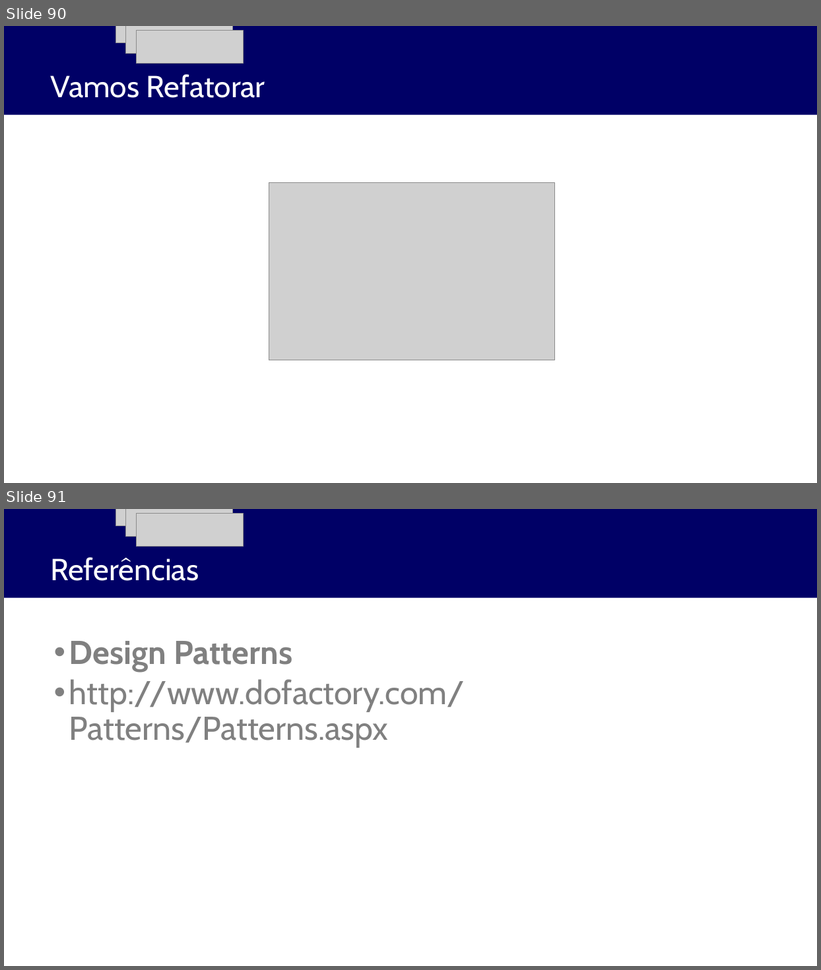
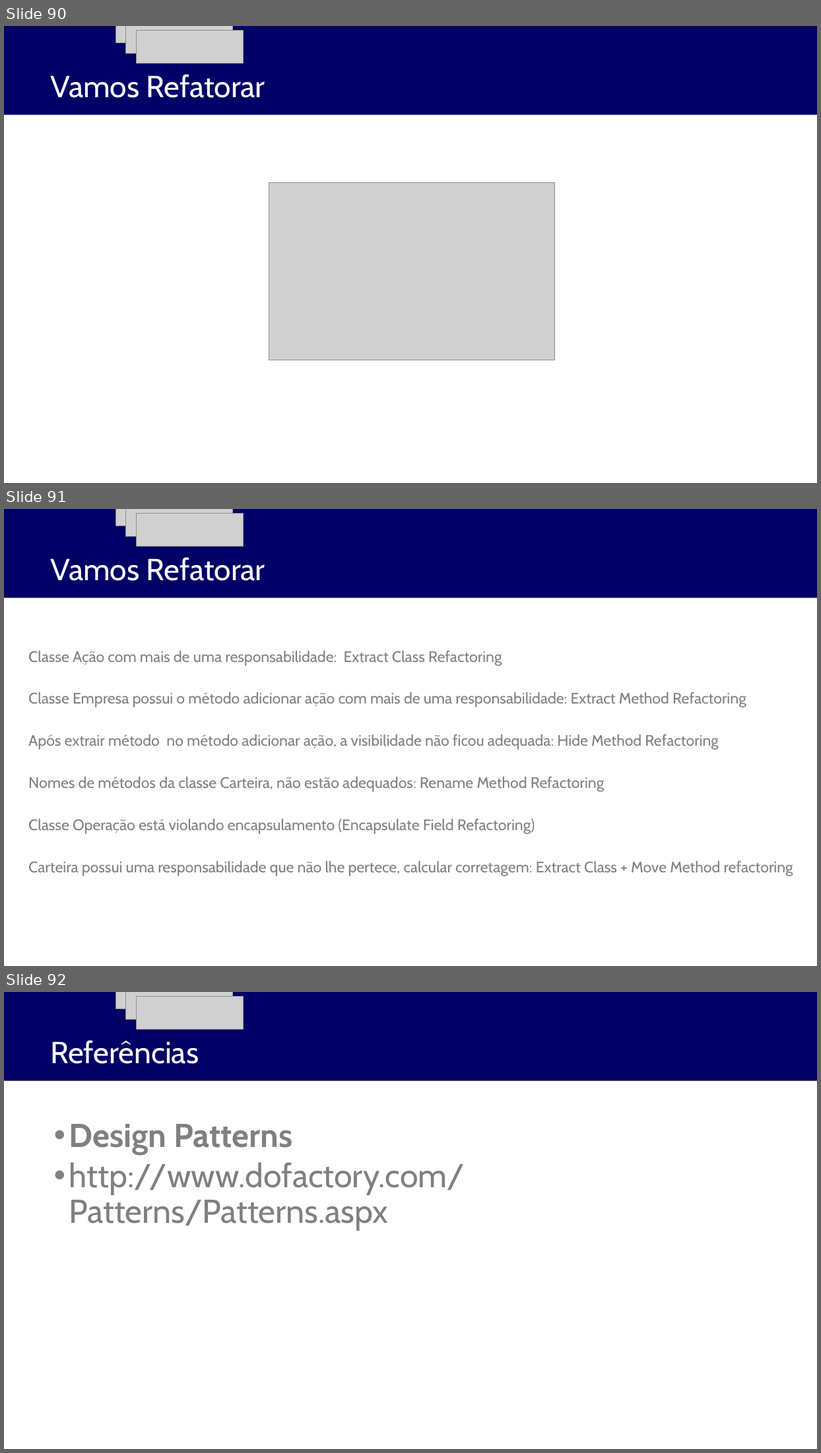
Before and after one commit to fabiomargarito/Cursos, a slide deck: ppt/Fundamentos em Arquitetura de Software com C# - Modulo 2.pptx. Shown one above the other, each under a label of ours: slides 90 and 91 before the commit, slides 90, 91 and 92 after it. The pictures are 821x970 and 821x1453 pixels, drawn with LibreOffice and Linux fonts; fonts in the diff are those of the drawing; grey boxes stand for pictures; background and template pictures are left out. Boxes give left, top, right and bottom in pixels: in the first picture for what was removed or moved away, otherwise in the second. Text is boxed around its words. In the diff, an @@ line names an element or a change of style, - is before the commit and + after.

Commit message:
Adicao da aplicacao de Refactoring

```diff
--- a/ppt/Fundamentos em Arquitetura de Software com C# - Modulo 2.pptx
+++ b/ppt/Fundamentos em Arquitetura de Software com C# - Modulo 2.pptx
@@ slide 91 added at <box>4,509,817,966</box>, background #FFFFFF; not listed: 1 template element that a slide beside it also shows @@
@@ picture added at <box>116,509,223,526</box> @@
@@ picture added at <box>126,509,233,537</box> @@
@@ picture added at <box>137,513,243,546</box> @@
@@ title added at <box>50,557,265,581</box>, 36 pt, text #FFFFFF @@
+Vamos Refatorar
@@ text added at <box>28,650,793,877</box>, 18 pt, text #808080 @@
+Classe Ação com mais de uma responsabilidade: Extract Class Refactoring
+Classe Empresa possui o método adicionar ação com mais de uma responsabilidade: Extract Method Refactoring
+Após extrair método no método adicionar ação, a visibilidade não ficou adequada: Hide Method Refactoring
+Nomes de métodos da classe Carteira, não estão adequados: Rename Method Refactoring
+Classe Operação está violando encapsulamento (Encapsulate Field Refactoring)
+Carteira possui uma responsabilidade que não lhe pertece, calcular corretagem: Extract Class + Move Method refactoring
@@ what was slide 91 is now slide 92 @@
```
Also in this commit, not shown: 2 slides changed, 39 other files.
